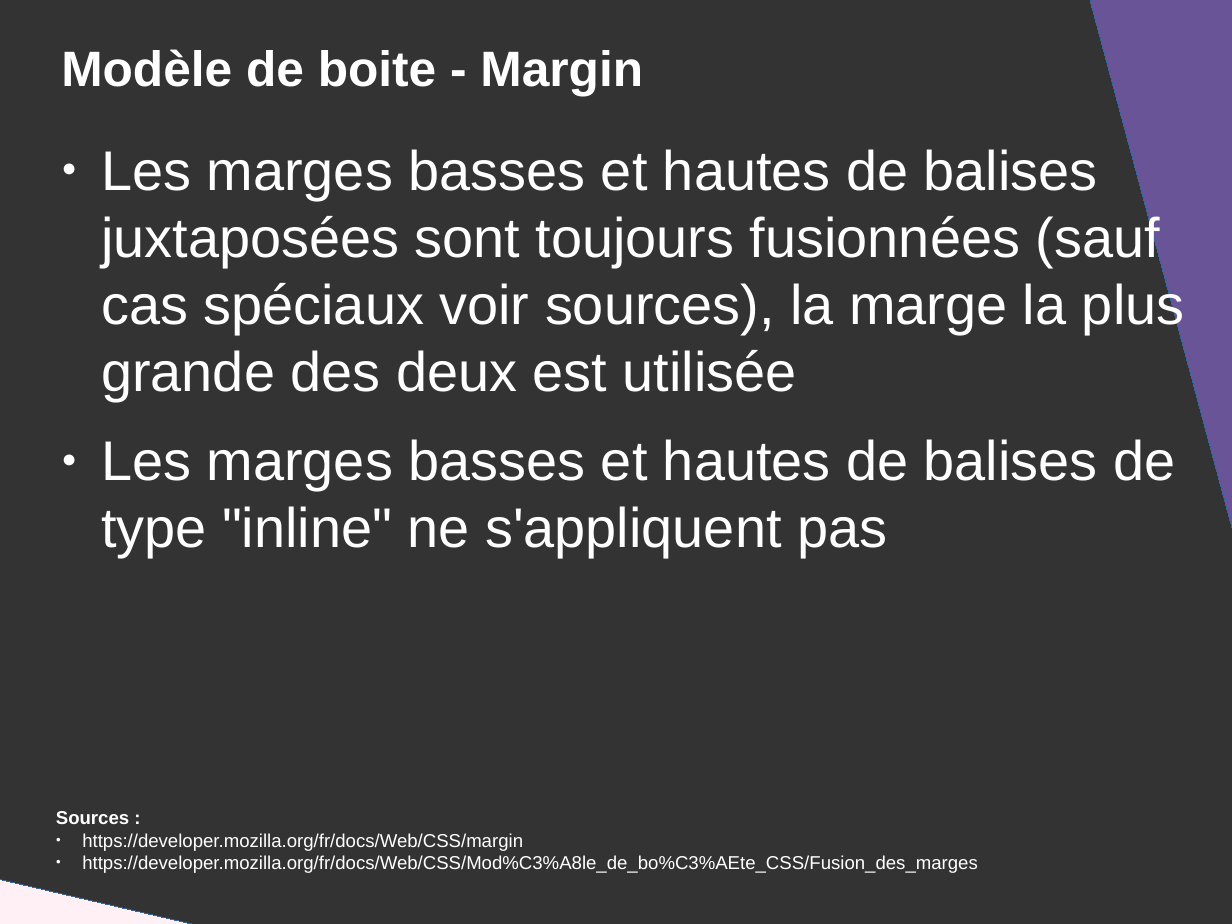
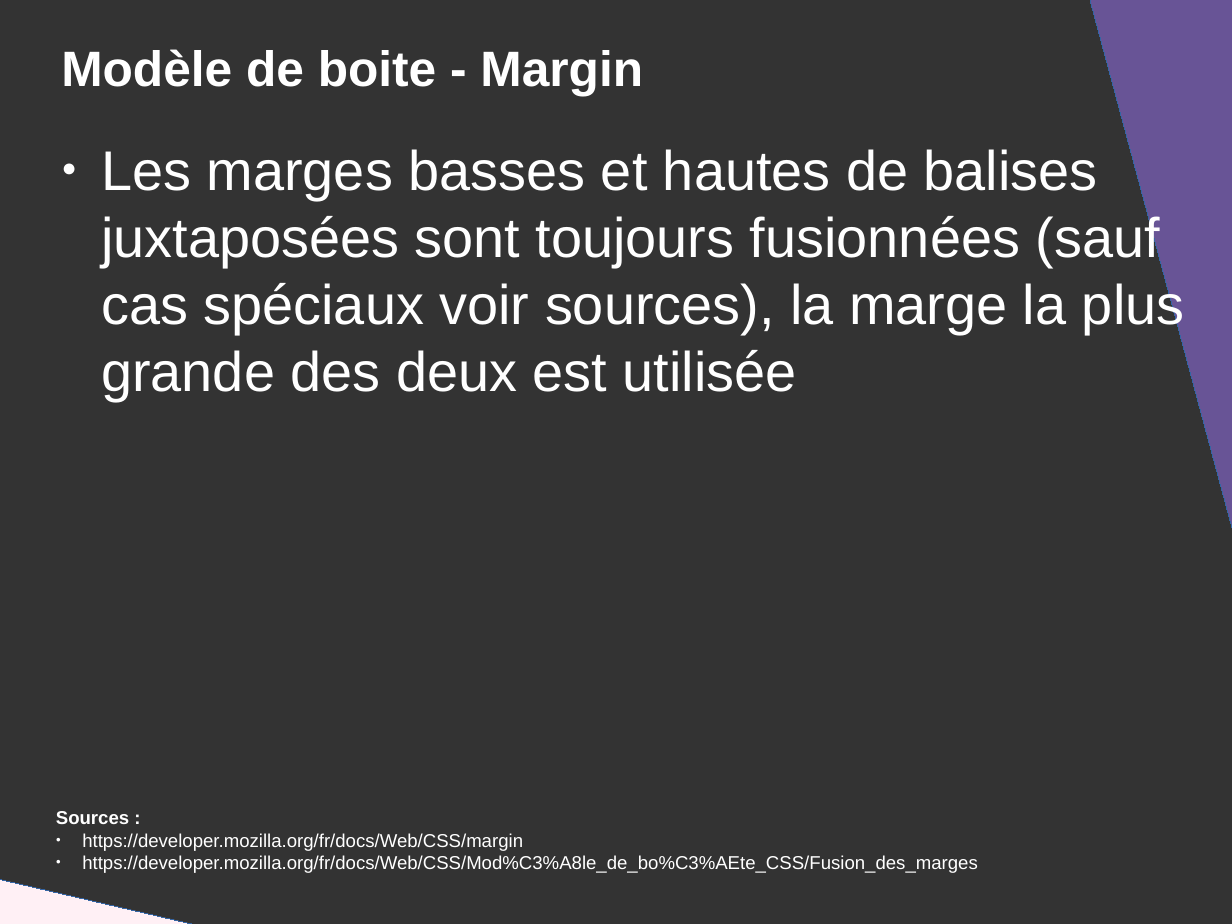
Before and after one commit to DanYellow/presentations, a slide deck: slide 41 of mmi/html/travaux-pratiques/numero-2/presentation.odp. Drawn at 1232x924 pixels with LibreOffice and Linux fonts; fonts in the diff are those of the drawing. Boxes give left, top, right and bottom in pixels: in the first picture for what was removed or moved away, otherwise in the second. Text is boxed around its words. In the diff, an @@ line names an element or a change of style, - is before the commit and + after.

```diff
--- a/mmi/html/travaux-pratiques/numero-2/presentation.odp
+++ b/mmi/html/travaux-pratiques/numero-2/presentation.odp
@@ text at (101, 439, 1175, 557): paragraph removed @@
-● Les marges basses et hautes de balises de type "inline" ne s'appliquent pas
```
Also in this commit, not shown: 2 other slides changed, 1 other file.
